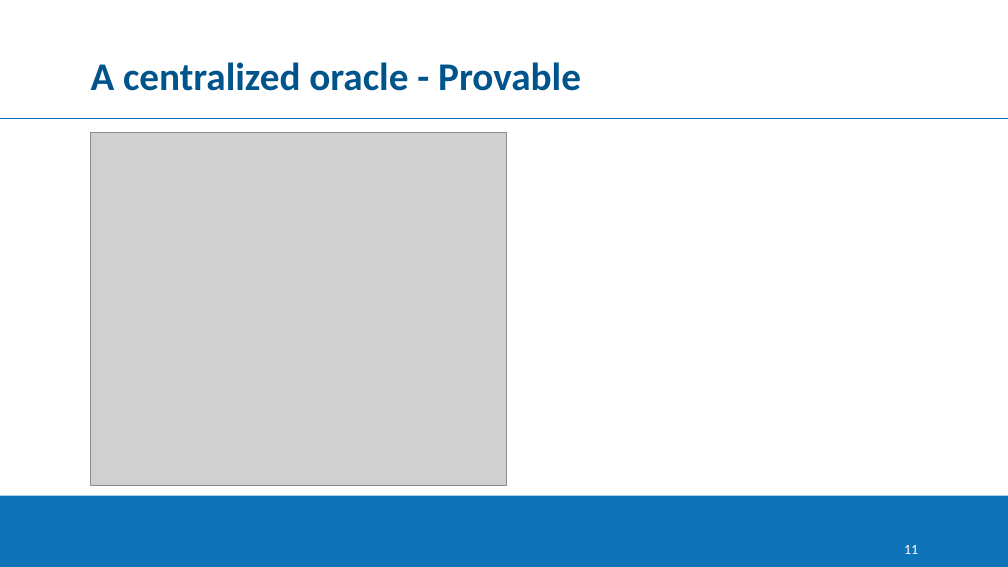
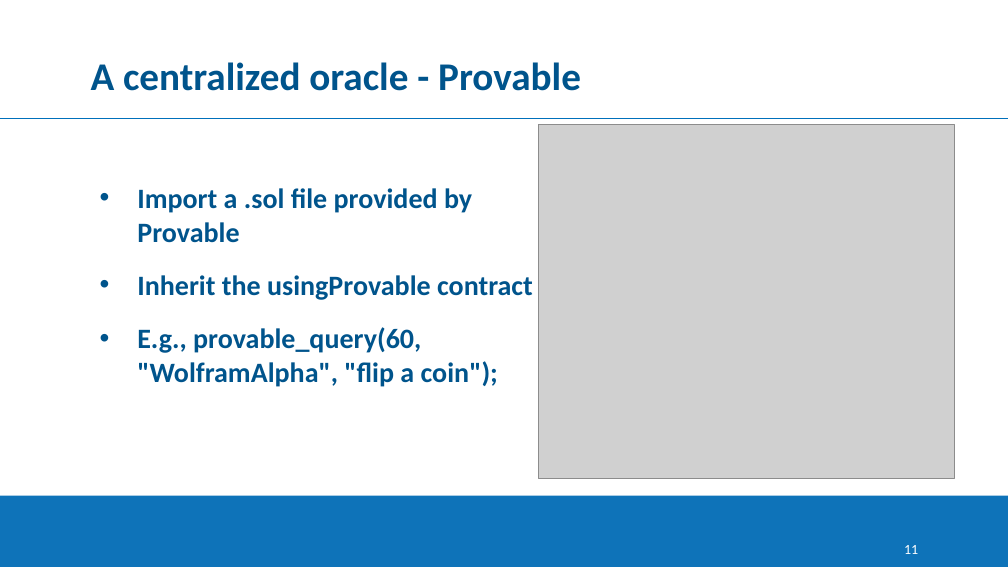
Before and after one commit to georgejohnchavady/Dissertation, a slide deck: slide 11 of Final/Dissertation PPT.pptx. Drawn at 1008x567 pixels with LibreOffice and Linux fonts; fonts in the diff are those of the drawing; grey boxes stand for pictures; background and template pictures are left out. Boxes give left, top, right and bottom in pixels: in the first picture for what was removed or moved away, otherwise in the second. Text is boxed around its words. In the diff, an @@ line names an element or a change of style, - is before the commit and + after.

```diff
--- a/Final/Dissertation PPT.pptx
+++ b/Final/Dissertation PPT.pptx
@@ picture: place and size @@
-picture at <box>91,132,507,485</box>
+picture at <box>538,125,955,478</box>
@@ text added at <box>137,188,533,387</box>, 20 pt, text #00548C, bold @@
+• Import a .sol file provided by Provable
+• Inherit the usingProvable contract
+• E.g., provable_query(60, "WolframAlpha", "flip a coin");
```
Also in this commit, not shown: 4 other slides changed, 1 slide added, 1 other file.
